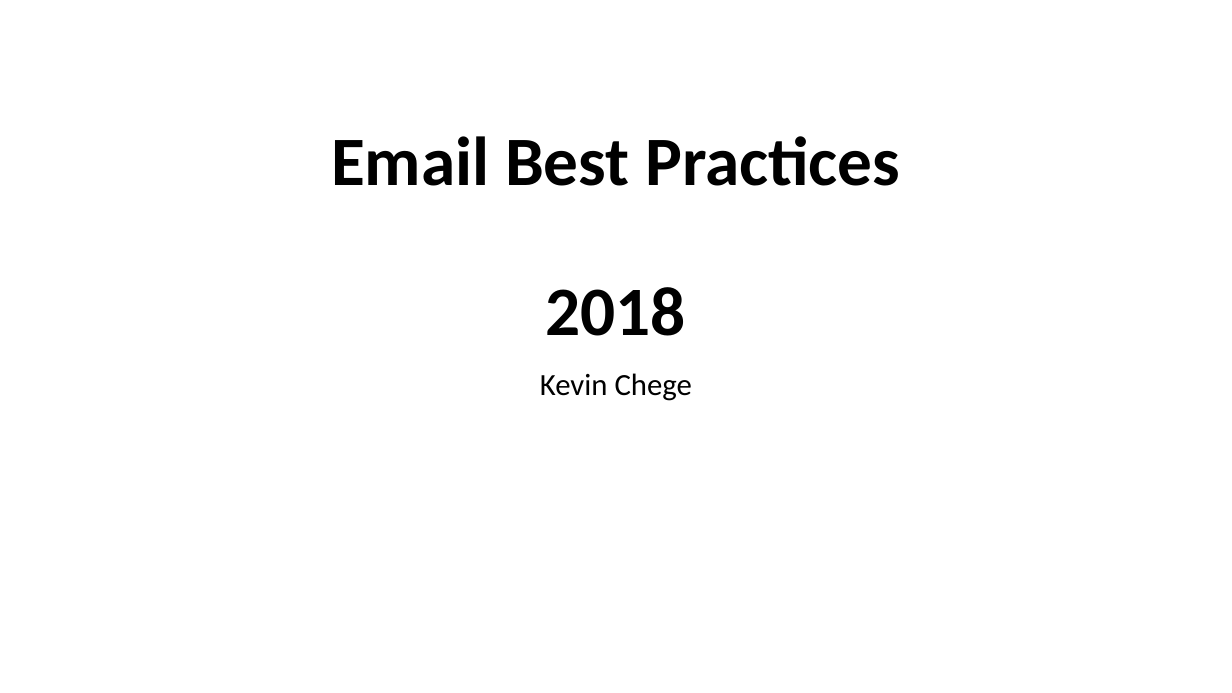
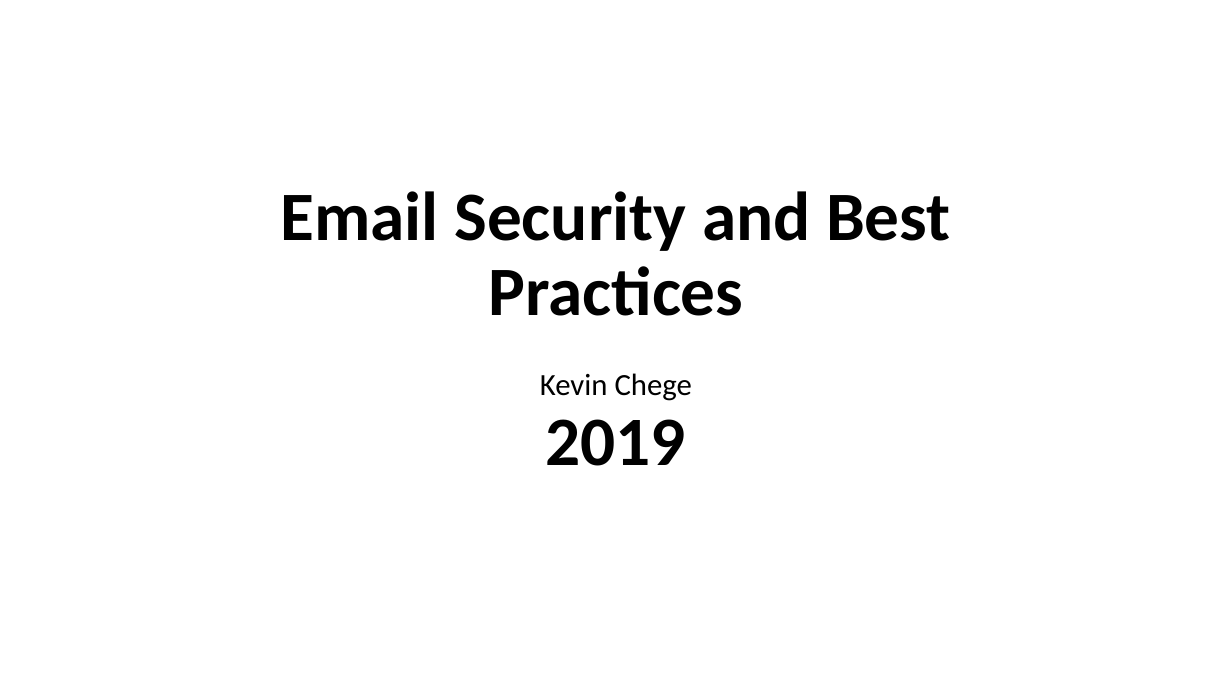
Before and after one commit to afnog/sse, a slide deck: slide 1 of postfix/emailbestpractices_old.pptx. Drawn at 1232x693 pixels with LibreOffice and Linux fonts; fonts in the diff are those of the drawing. Boxes give left, top, right and bottom in pixels: in the first picture for what was removed or moved away, otherwise in the second. Text is boxed around its words. In the diff, an @@ line names an element or a change of style, - is before the commit and + after.

Commit message:
email slides update

```diff
--- a/postfix/emailbestpractices_old.pptx
+++ b/postfix/emailbestpractices_old.pptx
@@ title at [281, 191, 951, 466]: text changed @@
-Email Best Practices
-2018
+Email Security and Best Practices
+2019
```
Also in this commit, not shown: 4 other slides changed, 3 slides added, 5 other files.
